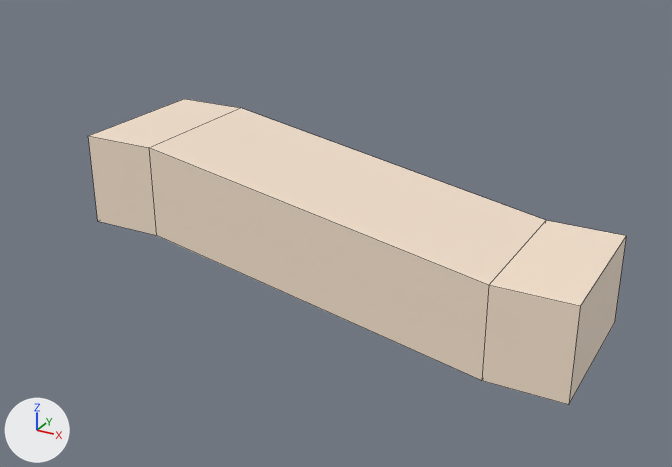
A saved change to the Blender file TheButtonGame/Assets/Models/CorridorMain/CorridorDodgeball.blend.
Rendered twice from a camera (50 mm lens) standing at (12.62, -23.62, 14.01) and looking at (-0.04, -0.61, 2.51). Lighting does not change. The marker at lower left points along +X, +Y and +Z. The older version comes first. Mesh edges are drawn as thin lines.

Objects in the first picture: 'WallFront'.
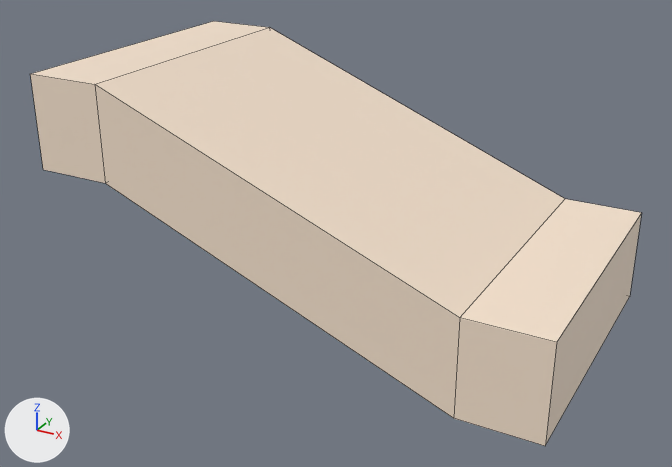
What differs and where, as boxes [x1, y1, x2, y2] in the pictures (672 x 467 px; the box of a moved part takes in the faces that stretch with it):
```json
{"object": "WallFront", "change": "reshaped, rescaled", "before": [88, 99, 626, 405], "after": [30, 21, 641, 446], "on screen": "14% wider, 39% taller"}
{"part": 1, "of": "me_plane_005", "change": "moved or reshaped", "before": [482, 285, 580, 405], "after": [454, 318, 557, 446]}
{"part": 2, "of": "me_plane_005", "change": "moved or reshaped", "before": [489, 220, 626, 403], "after": [460, 199, 641, 445]}
{"part": 3, "of": "me_plane_005", "change": "moved or reshaped", "before": [88, 136, 489, 380], "after": [30, 74, 460, 418]}
{"part": 4, "of": "me_plane_005", "change": "moved or reshaped", "before": [89, 99, 546, 285], "after": [32, 21, 565, 318]}
```

Scene script edits in JSON lines:
```json
{"block": "me_plane_005", "where": "# used by ob_wallfront; location = (0.0, 0.0, 1.0); rotation_euler = (0.0, -1.571, 0.0), in degrees (0, -90, 0); scale = (1.0, 2.5, 1.0)"}
{"op": "remove", "block": "me_plane_005", "code": "me_plane_005.from_pydata(...)  # 16 vertices, 14 faces; spans x -1.0..3.9, y -1.0..1.0, z -8.0..8.0"}
{"op": "add", "block": "me_plane_005", "code": "me_plane_005.from_pydata(...)  # 16 vertices, 14 faces; spans x -1.0..6.4, y -4.5..4.5, z -8.0..8.0"}
{"block": "me_plane_005", "change": "me_plane_005 part 1: all 4 vertices in x -1.0..1.9, y -1.0, z -8.0..-5.6 are moved by (0.0, -3.5, 0.0)"}
{"block": "me_plane_005", "change": "me_plane_005 part 2: all 4 vertices in x -1.0..1.9, y 1.0, z -8.0..-5.6 are moved by (0.0, 3.5, 0.0)"}
{"block": "me_plane_005", "change": "me_plane_005 part 3: all 4 vertices in x 1.0..3.9, y -1.0, z 5.6..8.0 are moved by (2.4, -3.5, 0.0)"}
{"block": "me_plane_005", "change": "me_plane_005 part 4: all 4 vertices in x 1.0..3.9, y 1.0, z 5.6..8.0 are moved by (2.4, 3.5, 0.0)"}
{"op": "set", "path": "ob_wallfront.scale", "old": "(1.0, 2.5, 1.0)", "new": "(1.0, 1.0, 1.0)"}
```
